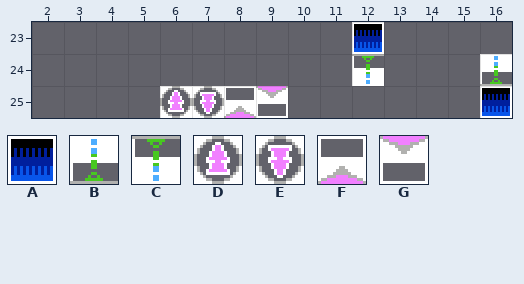
Two states of a Tiled map, stupid test.tmx. Above: the version before the commit.
Cells are 16x16 px. Shown: x 2..16, y 23..25.
Key: from "famidash": A 16; from "sprites": B 45, C 61, D 84, E 85, F 86, G 87.
_ is an empty cell.
Layer "SP" before, first column x 2:
23 _______________
24 __________C___B
25 ____DEFG_______
After:
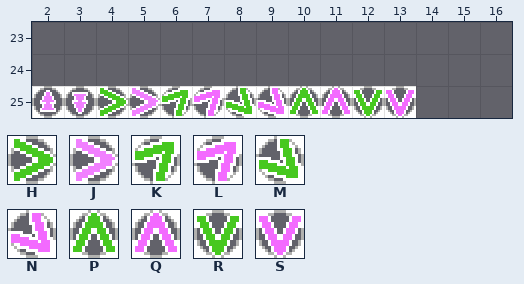
Further tiles: from "sprites": H 69, J 70, K 76, L 77, M 80, N 81, P 91, Q 92, R 93, S 94.
What changed:
Changed rows in their new state; . is an unchanged cell.
Layer "tile":
first column x 12:
23 _....
25 ...._
Layer "SP":
first column x 2:
24 .........._..._
25 DEHJKLMNPQRS...
